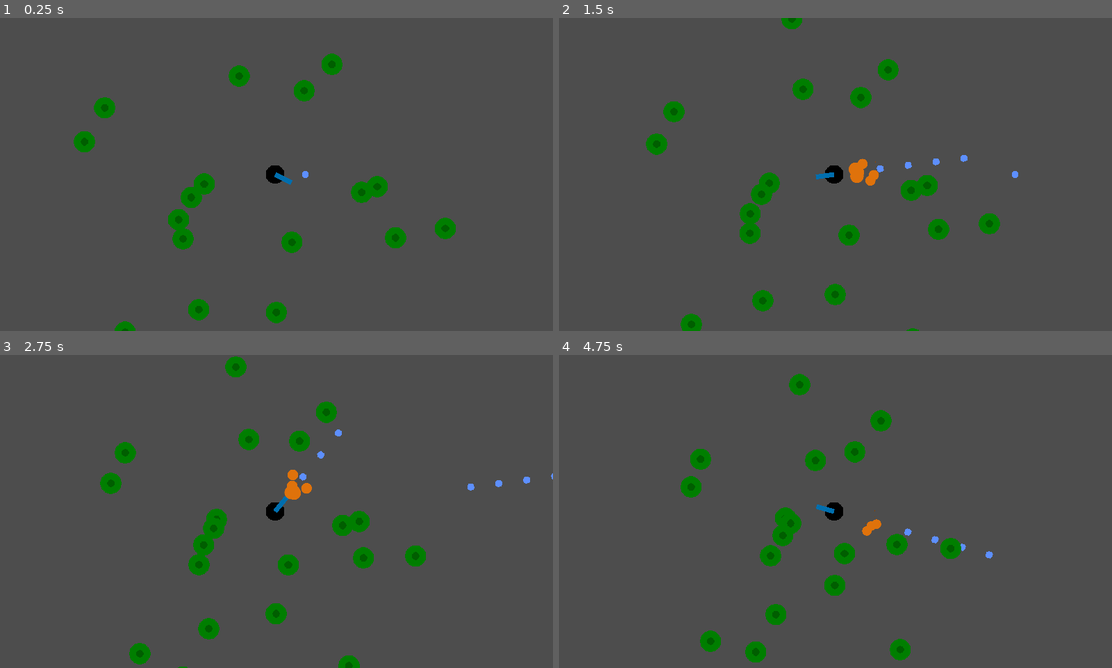
Above: before the commit, frames 1-4 (two rows, left to right).
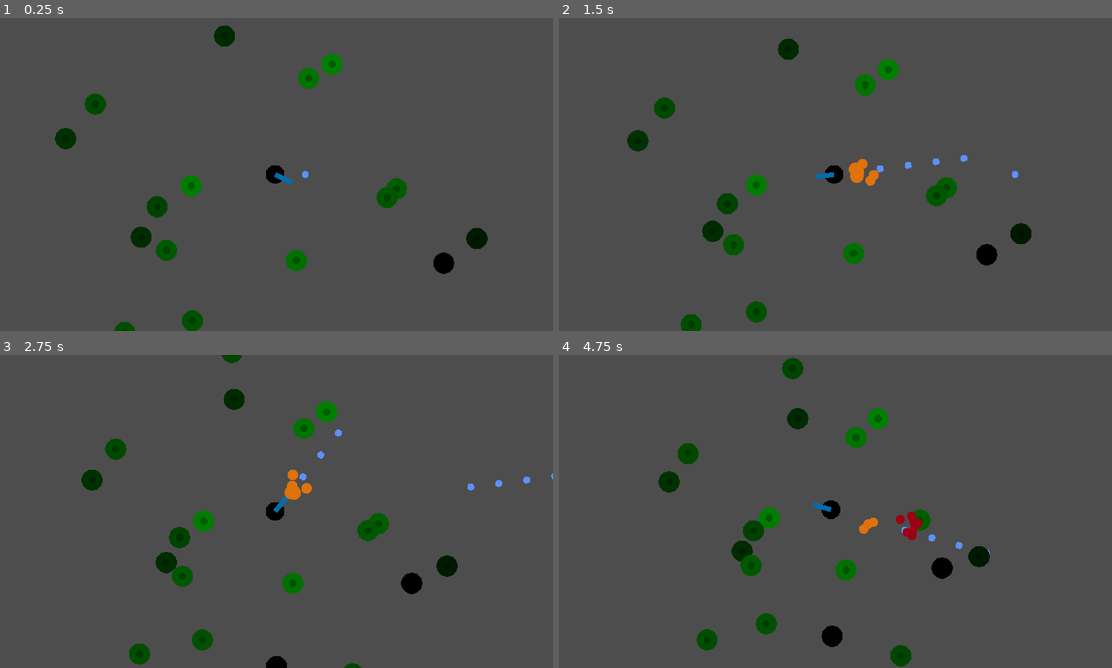
Above: after the commit, the same moments.

Repository: graywes/zombie-game
Game: Godot game, scene res://game.tscn
Two runs of this game, one before a commit and one after it. Both use one fixed random seed, a clock stepped at 60 frames per second and the inputs below. The project has no main scene, so this scene is started directly.
Inputs (mouse positions are in pixels of both pictures, inside the frame that each line leads up to):
- Up to frame 1 (0.25 s): no input
- Up to frame 2 (1.5 s): move the mouse to (957, 158) at 0.52 s; press the mouse at (957, 158) at 0.53 s; move the mouse to (724, 190) at 1.27 s; release the mouse at (724, 190) at 1.28 s; click (724, 190) at 1.35 s
- Up to frame 3 (2.75 s): move the mouse to (331, 442) at 2.02 s; press the mouse at (331, 442) at 2.03 s
- Up to frame 4 (4.75 s): move the mouse to (807, 574) at 2.77 s; release the mouse at (807, 574) at 2.78 s; click (807, 574) at 2.85 s; move the mouse to (1001, 558) at 3.52 s; press the mouse at (1001, 558) at 3.53 s; move the mouse to (669, 464) at 4.27 s; release the mouse at (669, 464) at 4.28 s; click (669, 464) at 4.35 s

The runs differ from the first frame. In frame 1, 5.4% of the frame differs, in the area x 9-89%, y 2-100%; in frame 2, 5.5%; in frame 3, 5.9%; in frame 4, 6.6%, in the area x 17-79%, y 0-100%.

Commit message:
update 2

Diff:
--- /dev/null
+++ b/blood.gd
@@ -0,0 +1,12 @@
+extends GPUParticles2D
+
+
+# Called when the node enters the scene tree for the first time.
+func _ready():
+	restart()
+	pass # Replace with function body.
+
+
+# Called every frame. 'delta' is the elapsed time since the previous frame.
+func _process(delta):
+	pass
--- /dev/null
+++ b/blood.tscn
@@ -0,0 +1,52 @@
+[gd_scene load_steps=9 format=3 uid="uid://kmmhlmv4p5tu"]
+
+[ext_resource type="Script" path="res://blood.gd" id="1_gvwx7"]
+
+[sub_resource type="Curve" id="Curve_w7orq"]
+max_value = 50.0
+_data = [Vector2(0, 0), 0.0, 0.0, 0, 0, Vector2(0.204819, 22.6316), 0.0, 0.0, 0, 0, Vector2(1, 27.8947), 0.0, 0.0, 0, 0]
+point_count = 3
+
+[sub_resource type="CurveTexture" id="CurveTexture_sjj84"]
+curve = SubResource("Curve_w7orq")
+
+[sub_resource type="Curve" id="Curve_eri7t"]
+_data = [Vector2(0, 1), 0.0, 0.0, 0, 0, Vector2(0.530121, 1), 0.0, 0.0, 0, 0, Vector2(1, 0), 0.0, 0.0, 0, 0]
+point_count = 3
+
+[sub_resource type="CurveTexture" id="CurveTexture_4cn4o"]
+curve = SubResource("Curve_eri7t")
+
+[sub_resource type="ParticleProcessMaterial" id="ParticleProcessMaterial_orgol"]
+particle_flag_disable_z = true
+spread = 180.0
+gravity = Vector3(0, 0, 0)
+initial_velocity_min = 178.95
+initial_velocity_max = 431.58
+orbit_velocity_min = 0.0
+orbit_velocity_max = 0.0
+damping_max = 26.0
+damping_curve = SubResource("CurveTexture_sjj84")
+scale_curve = SubResource("CurveTexture_4cn4o")
+
+[sub_resource type="Gradient" id="Gradient_fvisq"]
+interpolation_mode = 1
+offsets = PackedFloat32Array(0, 0.651613)
+colors = PackedColorArray(0.611765, 0, 0.0823529, 1, 0.611765, 0, 0.0823529, 0)
+
+[sub_resource type="GradientTexture2D" id="GradientTexture2D_6qtiq"]
+gradient = SubResource("Gradient_fvisq")
+fill = 1
+fill_from = Vector2(0.5, 0.5)
+fill_to = Vector2(0.399083, 0.293578)
+
+[node name="Node2D" type="Node2D"]
+
+[node name="GPUParticles2D" type="GPUParticles2D" parent="."]
+emitting = false
+process_material = SubResource("ParticleProcessMaterial_orgol")
+texture = SubResource("GradientTexture2D_6qtiq")
+one_shot = true
+explosiveness = 1.0
+visibility_rect = Rect2(0, 0, 0, 0)
+script = ExtResource("1_gvwx7")
--- /dev/null
+++ b/die.tscn
@@ -0,0 +1,10 @@
+[gd_scene load_steps=2 format=3 uid="uid://bcpp8idj4shf0"]
+
+[ext_resource type="AudioStream" uid="uid://cjyfv5sexx6mw" path="res://explosion (1).wav" id="1_c8goy"]
+
+[node name="Node2D" type="Node2D"]
+
+[node name="AudioStreamPlayer2D" type="AudioStreamPlayer2D" parent="."]
+stream = ExtResource("1_c8goy")
+volume_db = 4.0
+autoplay = true
--- a/game.tscn
+++ b/game.tscn
@@ -1,8 +1,9 @@
-[gd_scene load_steps=12 format=3 uid="uid://bjhdatq1hyiyd"]
+[gd_scene load_steps=13 format=3 uid="uid://bjhdatq1hyiyd"]
 
 [ext_resource type="Script" path="res://player.gd" id="1_madr5"]
 [ext_resource type="Script" path="res://shoot.gd" id="2_fh18r"]
 [ext_resource type="Script" path="res://cam.gd" id="3_juojs"]
+[ext_resource type="AudioStream" uid="uid://bdf3sr7oi4q01" path="res://powerUp.wav" id="3_wwuyq"]
 [ext_resource type="PackedScene" uid="uid://dy33b3ywj0nj2" path="res://bullet.tscn" id="4_7fa4x"]
 [ext_resource type="PackedScene" uid="uid://ceshkegx4qdjf" path="res://zom.tscn" id="4_unbbl"]
 
@@ -82,6 +83,9 @@
 wait_time = 0.2
 one_shot = true
 
+[node name="AudioStreamPlayer" type="AudioStreamPlayer" parent="Sprite2D/Polygon2D"]
+stream = ExtResource("3_wwuyq")
+
 [node name="Area2D" type="Area2D" parent="Sprite2D"]
 
 [node name="CollisionShape2D" type="CollisionShape2D" parent="Sprite2D/Area2D"]
--- a/player.gd
+++ b/player.gd
@@ -5,6 +5,9 @@
 func _ready():
 	for enemy in 20:
 		add_sibling.call_deferred(enem.instantiate())
+	if Up.up:
+		$Polygon2D/AudioStreamPlayer.play()
+		Up.up = false
 	pass # Replace with function body.
 
 
@@ -12,6 +15,7 @@
 func _process(delta):
 	$Polygon2D.rotation = get_angle_to(get_global_mouse_position())
 	if get_tree().get_nodes_in_group("zombie").size() == 0:
+		Up.up = true
 		get_tree().reload_current_scene()
 	pass
 
--- a/project.godot
+++ b/project.godot
@@ -13,6 +13,10 @@
 config/name="example"
 config/features=PackedStringArray("4.1", "GL Compatibility")
 config/icon="res://icon.svg"
+
+[autoload]
+
+Up="*res://up.gd"
 
 [display]
 
--- a/shoot.gd
+++ b/shoot.gd
@@ -16,7 +16,6 @@
 		var bullet = bull.instantiate()
 		bullet.rotation = rotation
 		bullet.position = Vector2(cos(rotation), sin(rotation)) * 38
-		get_tree().get_first_node_in_group("cam").shake(4)
 		$AnimationPlayer.stop()
 		var part = shot.instantiate()
 		part.emitting = true
--- /dev/null
+++ b/up.gd
@@ -0,0 +1,11 @@
+extends Node
+var up = false
+
+# Called when the node enters the scene tree for the first time.
+func _ready():
+	pass # Replace with function body.
+
+
+# Called every frame. 'delta' is the elapsed time since the previous frame.
+func _process(delta):
+	pass
--- a/zom.gd
+++ b/zom.gd
@@ -1,12 +1,16 @@
 extends Sprite2D
 var health = 10
+var die = preload("res://die.tscn").instantiate()
+var blood = preload("res://blood.tscn").instantiate()
 var speed = randf_range(10, 30)
 
 # Called when the node enters the scene tree for the first time.
 func _ready():
 	var ran = randf() * 6
-	position = Vector2(sin(ran), cos(ran)) * (speed * 13 * randf_range(0.7, 2))
+	randomize()
+	position = Vector2(sin(ran), cos(ran)) * (speed * 13 * randf_range(1, 2))
 	print(ran)
+	modulate = Color.WHITE.darkened((speed - 10) / 20)
 	pass # Replace with function body.
 
 
@@ -17,9 +21,15 @@
 
 func hit(dam):
 	health -= dam
+	$AudioStreamPlayer2D.play()
 	$AnimationPlayer.stop()
 	$AnimationPlayer.play("hit")
 	if health <= 0:
 		print("dead")
+		get_tree().get_first_node_in_group("cam").shake(10)
+		die.position = position
+		blood.position = position
+		add_sibling(die)
+		add_sibling(blood)
 		queue_free()
 	pass
--- a/zom.tscn
+++ b/zom.tscn
@@ -1,6 +1,7 @@
-[gd_scene load_steps=8 format=3 uid="uid://ceshkegx4qdjf"]
+[gd_scene load_steps=10 format=3 uid="uid://ceshkegx4qdjf"]
 
 [ext_resource type="Script" path="res://zom.gd" id="1_0ascx"]
+[ext_resource type="AudioStream" uid="uid://bpt80jjw8abxt" path="res://hitHurt (1).wav" id="2_8u7dv"]
 
 [sub_resource type="Gradient" id="Gradient_riotr"]
 interpolation_mode = 1
@@ -42,6 +43,12 @@
 "hit": SubResource("Animation_8e8pm")
 }
 
+[sub_resource type="AudioStreamRandomizer" id="AudioStreamRandomizer_k3p24"]
+streams_count = 1
+playback_mode = 1
+stream_0/stream = ExtResource("2_8u7dv")
+stream_0/weight = 1.0
+
 [node name="zom" type="Sprite2D" groups=["zombie"]]
 texture_filter = 1
 position = Vector2(88, -50)
@@ -60,3 +67,6 @@
 libraries = {
 "": SubResource("AnimationLibrary_2na8w")
 }
+
+[node name="AudioStreamPlayer2D" type="AudioStreamPlayer2D" parent="."]
+stream = SubResource("AudioStreamRandomizer_k3p24")
Not shown, added: explosion (1).wav.import
Not shown, added: explosion.wav.import
Not shown, added: export_presets.cfg
Not shown, added: hitHurt (1).wav.import
Not shown, added: hitHurt.wav.import
Not shown, added: powerUp.wav.import
Not shown, added: explosion (1).wav
Not shown, added: explosion.wav
Not shown, added: hitHurt (1).wav
Not shown, added: hitHurt.wav
Not shown, added: powerUp.wav
